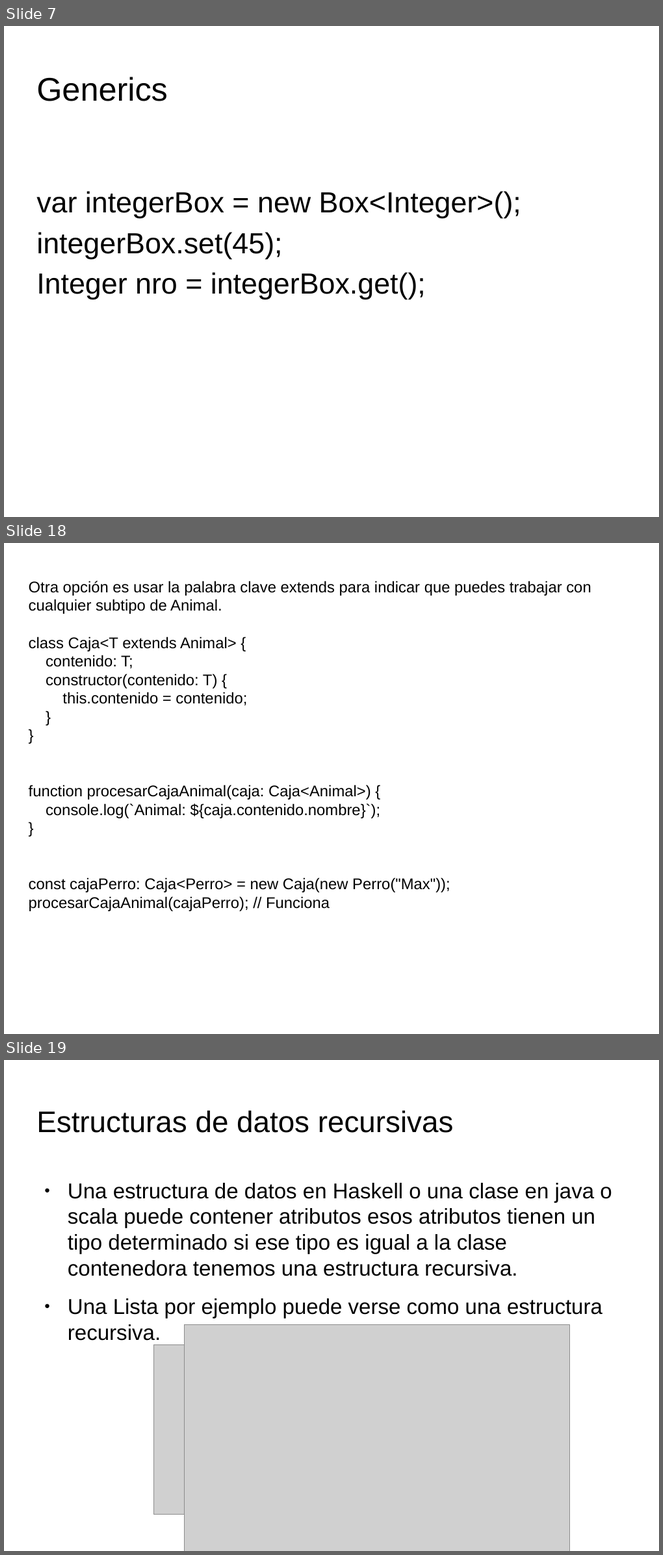
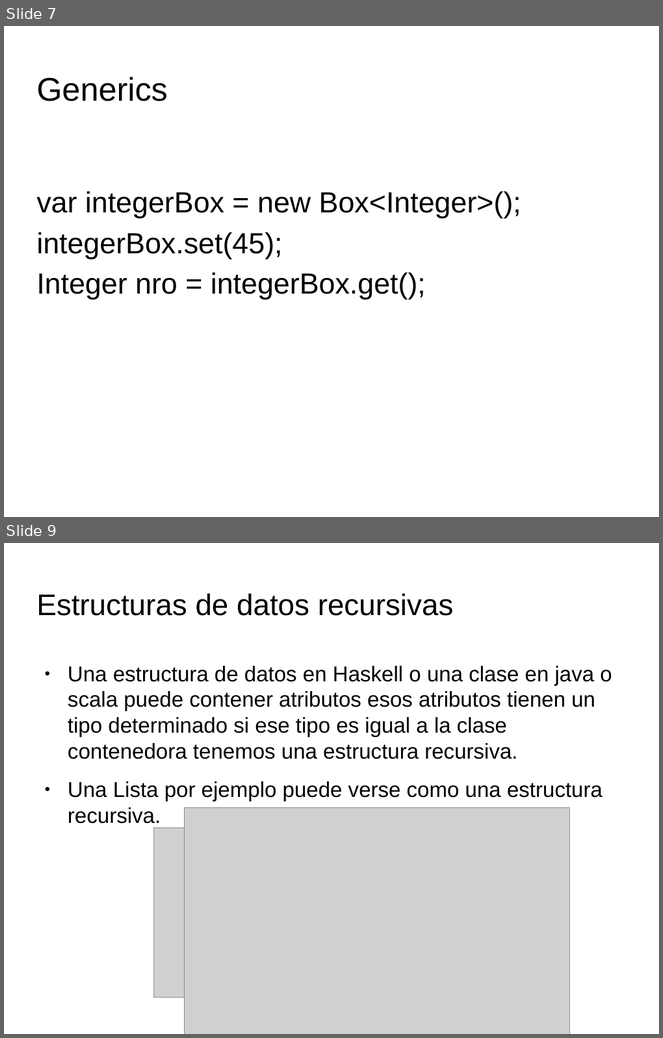
Before and after one commit to totis023/paradigmaUAP2025, a slide deck: funcional/clase3.pptx. Shown one above the other, each under a label of ours: slides 7, 18 and 19 before the commit, slides 7 and 9 after it; the slides between them are not shown. The pictures are 663x1555 and 663x1038 pixels, drawn with LibreOffice and Linux fonts; fonts in the diff are those of the drawing; grey boxes stand for pictures; background and template pictures are left out. Boxes give left, top, right and bottom in pixels: in the first picture for what was removed or moved away, otherwise in the second. Text is boxed around its words. In the diff, an @@ line names an element or a change of style, - is before the commit and + after.

Commit message:
clase funcional 3

```diff
--- a/funcional/clase3.pptx
+++ b/funcional/clase3.pptx
@@ slide 18 removed at <box>4,543,659,1034</box>, background picture (left out) @@
@@ text removed at <box>29,581,591,912</box> @@
-Otra opción es usar la palabra clave extends para indicar que puedes trabajar con cualquier subtipo de Animal.
-class Caja<T extends Animal> {
-contenido: T;
-constructor(contenido: T) {
-this.contenido = contenido;
-}
-}
-function procesarCajaAnimal(caja: Caja<Animal>) {
-console.log(`Animal: ${caja.contenido.nombre}`);
-}
-const cajaPerro: Caja<Perro> = new Caja(new Perro("Max"));
-procesarCajaAnimal(cajaPerro); // Funciona
@@ what was slide 19 is now slide 9 @@
```
Also in this commit, not shown: 2 slides changed, 8 slides added, 20 other slides removed, 1 other file.
